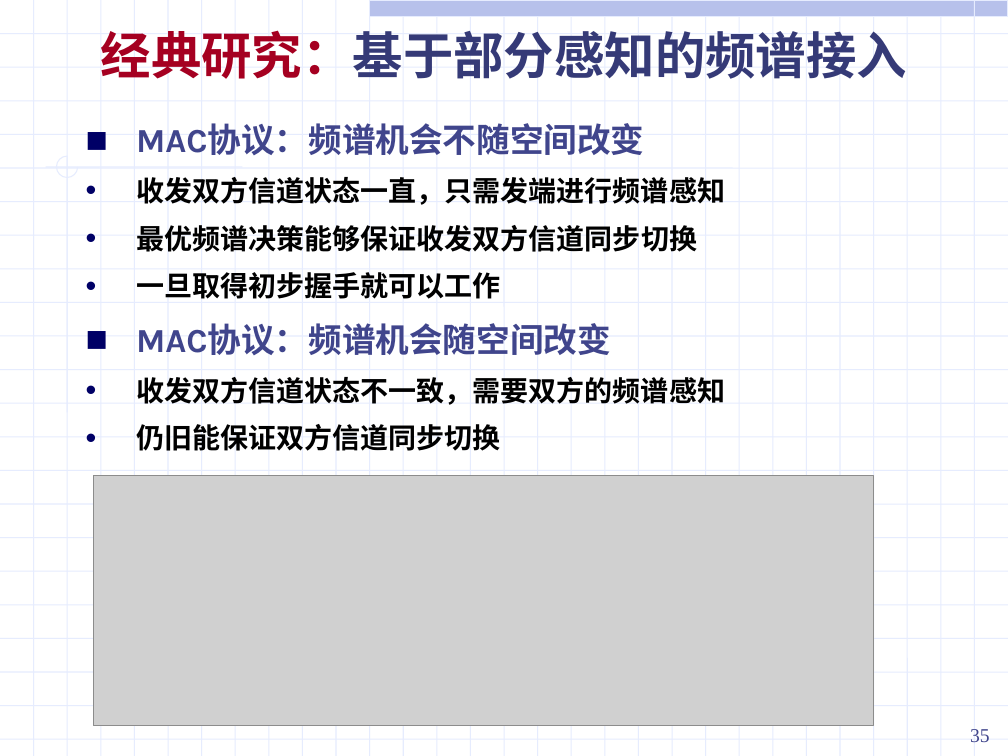
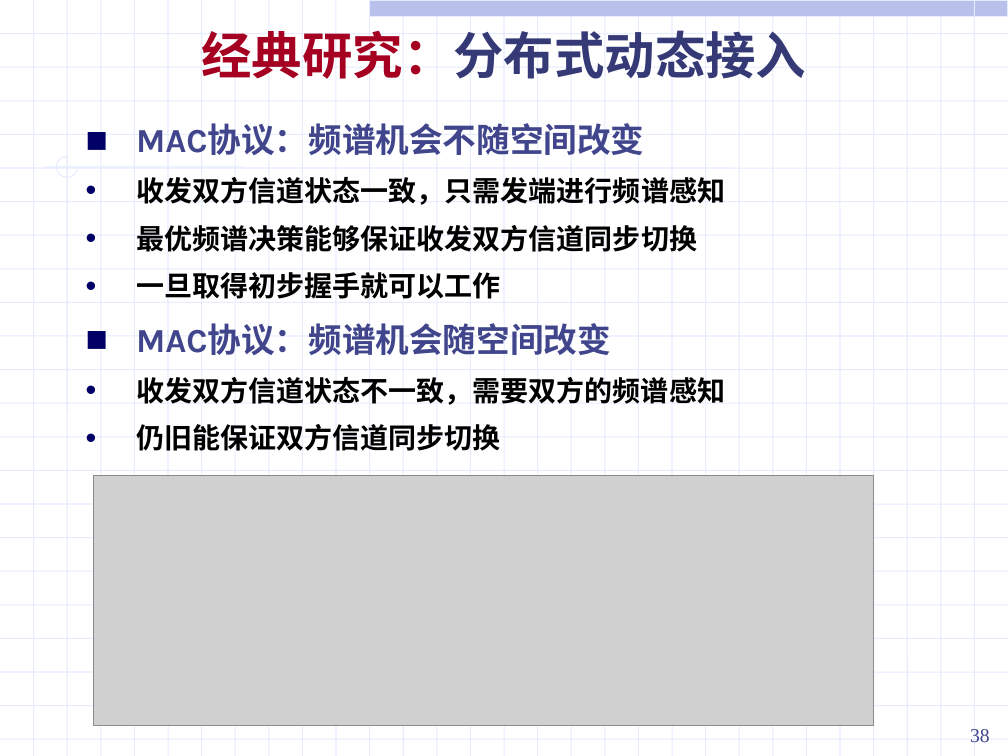
Before and after one commit to ssheroes/hello-world, a slide deck: slide 38 of 战术网频谱资源分配调研.pptx (slide 35 before the commit). Drawn at 1008x756 pixels with LibreOffice and Linux fonts; fonts in the diff are those of the drawing; grey boxes stand for pictures. Boxes give left, top, right and bottom in pixels: in the first picture for what was removed or moved away, otherwise in the second. Text is boxed around its words. In the diff, an @@ line names an element or a change of style, - is before the commit and + after.

```diff
--- a/战术网频谱资源分配调研.pptx
+++ b/战术网频谱资源分配调研.pptx
@@ text at <box>202,30,807,79</box>: text changed; font Karla to Noto Sans CJK SC @@
-经典研究：基于部分感知的频谱接入
+经典研究：分布式动态接入
@@ text at <box>136,177,725,205</box>: text changed @@
-• 收发双方信道状态一直，只需发端进行频谱感知
+• 收发双方信道状态一致，只需发端进行频谱感知
@@ page number at <box>970,729,990,743</box>: text changed @@
-35
+38
```
Also in this commit, not shown: 35 other slides changed, 4 slides added, 1 slide removed, 5 other files.
